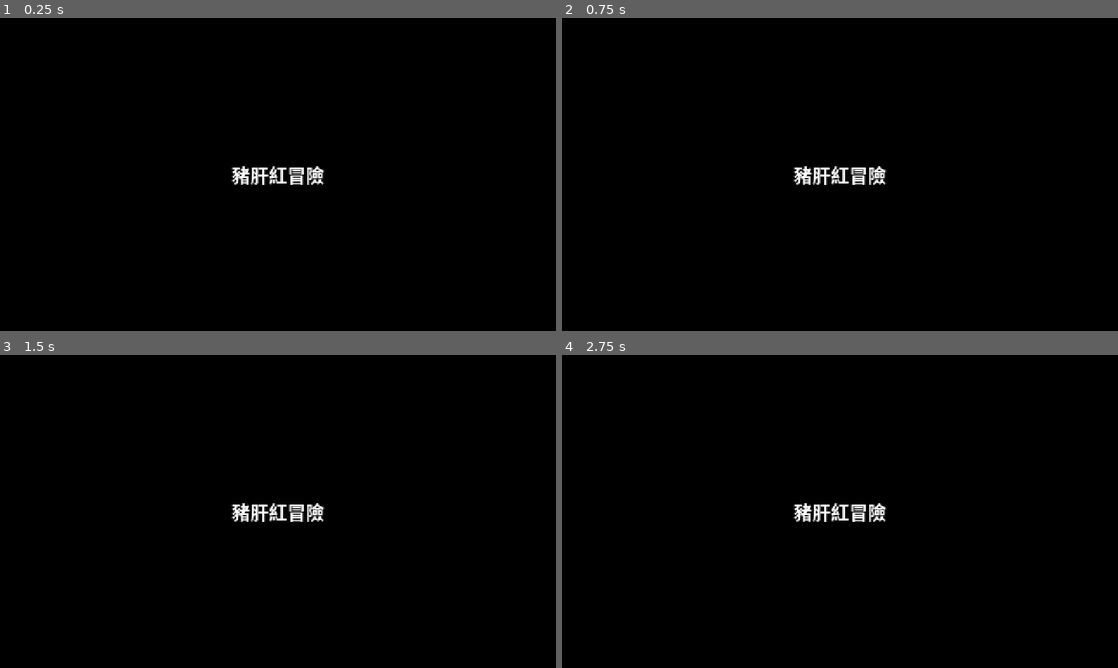
Above: before the commit, frames 1-4 (two rows, left to right).
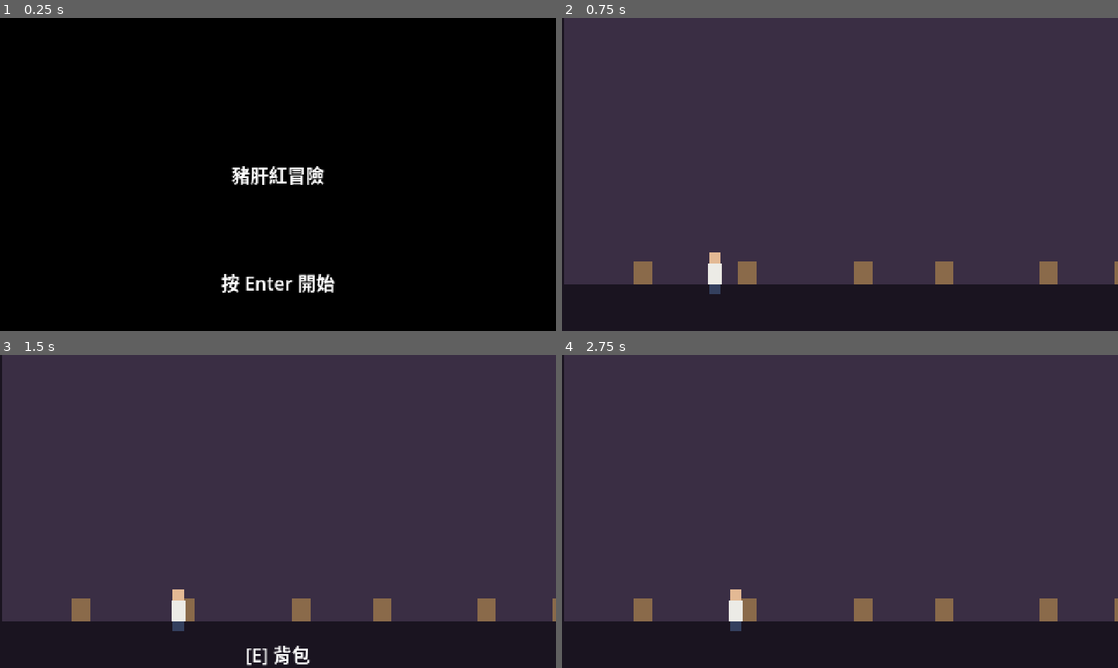
Above: after the commit, the same moments.

Repository: Nacht313/liver-red
Game: Godot game, scene res://scenes/title/title.tscn
Two runs of this game, one before a commit and one after it. Both use one fixed random seed, a clock stepped at 60 frames per second and the inputs below.
Inputs:
- Up to frame 1 (0.25 s): no input
- Up to frame 2 (0.75 s): tap Enter at 0.5 s; hold Right (move_right) from 0.53 s (still down); hold E (interact) from 0.53 s (still down)
- Up to frame 3 (1.5 s): tap P (phone) at 0.8, 1.35 s; release Right (move_right) at 1.28 s; release E (interact) at 1.28 s; hold Left (move_left) from 1.28 s (still down)
- Up to frame 4 (2.75 s): tap E (interact) at 1.55 s; tap Space at 2 s; release Left (move_left) at 2.03 s; hold Right (move_right) from 2.03 s (still down); hold E (interact) from 2.03 s (still down); tap P (phone) at 2.3 s

The runs differ from the first frame. In frame 1, 0.6% of the frame differs, in the area x 39-61%, y 81-88%; in frame 2, 100%, in the area x 0-100%, y 0-100%; in frame 3, 100%; in frame 4, 100%.

Commit message:
feat(godot): 家的捲軸場景與互動提示
Co-Authored-By: Claude Opus 5.5 <noreply@anthropic.com>

Diff:
--- /dev/null
+++ b/game/autoload/game.gd
@@ -0,0 +1,37 @@
+## 全域：持有旅程規則（Journey）、資料（DataDB）、劇情執行器（StoryRunner）和介面鎖（UiLock）。
+## 場景和介面都透過 Game 讀寫狀態，不自己存一份。
+extends Node
+
+const STORY_PATH := "res://data/story/opening.json"
+
+var db: DataDB
+var store: SaveStore
+var J: Journey
+var story: StoryRunner
+var ui := UiLock.new()
+## 章節動作（{ "do": 名稱 } 會呼叫這裡的 Callable）；Task 7 由 OpeningActions 填入
+var actions: Dictionary = {}
+
+
+func _init() -> void:
+	db = DataDB.load_all()
+	store = SaveStore.new()
+	J = Journey.new(db, store)
+	story = StoryRunner.new(J, StoryRunner.load_nodes(STORY_PATH), actions)
+
+
+func new_game() -> void:
+	J.new_game()
+	ui.clear()
+
+
+func can_move() -> bool:
+	return ui.can_move() and not story.is_busy()
+
+
+func request_ui(kind: String) -> bool:
+	return ui.request(kind)
+
+
+func release_ui(kind: String) -> void:
+	ui.release(kind)
--- /dev/null
+++ b/game/core/ui_lock.gd
@@ -0,0 +1,32 @@
+## 一次只開一個介面：對話、判定、手機、背包、日記本、卡片。
+## 開介面前 request()，關掉時 release()；有介面開著時主角不能走。
+class_name UiLock
+extends RefCounted
+
+signal changed(open: String)
+
+var open := ""
+
+
+func can_move() -> bool:
+	return open == ""
+
+
+func request(kind: String) -> bool:
+	if open != "" and open != kind:
+		return false
+	open = kind
+	changed.emit(open)
+	return true
+
+
+func release(kind: String) -> void:
+	if open == kind:
+		open = ""
+		changed.emit(open)
+
+
+## 讀檔、結局時全部關掉
+func clear() -> void:
+	open = ""
+	changed.emit(open)
--- /dev/null
+++ b/game/data/home.json
@@ -0,0 +1,141 @@
+{
+ "width": 1920,
+ "floor_y": 230,
+ "start_x": 120,
+ "areas": [
+  {
+   "id": "bedroom",
+   "x0": 0,
+   "x1": 520,
+   "name": "home.area.bedroom"
+  },
+  {
+   "id": "living",
+   "x0": 520,
+   "x1": 1000,
+   "name": "home.area.living"
+  },
+  {
+   "id": "dining",
+   "x0": 1000,
+   "x1": 1440,
+   "name": "home.area.dining"
+  },
+  {
+   "id": "door",
+   "x0": 1440,
+   "x1": 1560,
+   "name": "home.area.door"
+  },
+  {
+   "id": "stairwell",
+   "x0": 1560,
+   "x1": 1920,
+   "name": "home.area.stairwell"
+  }
+ ],
+ "objects": [
+  {
+   "id": "bed",
+   "x": 70,
+   "name": "home.bed.name",
+   "node": "obj.bed"
+  },
+  {
+   "id": "backpack",
+   "x": 160,
+   "name": "home.backpack.name",
+   "node": "obj.backpack"
+  },
+  {
+   "id": "desk_pc",
+   "x": 260,
+   "name": "home.desk_pc.name",
+   "node": "obj.desk_pc"
+  },
+  {
+   "id": "grad_photo",
+   "x": 330,
+   "name": "home.grad_photo.name",
+   "node": "obj.grad_photo"
+  },
+  {
+   "id": "window",
+   "x": 420,
+   "name": "home.window.name",
+   "node": "obj.window"
+  },
+  {
+   "id": "bookshelf",
+   "x": 485,
+   "name": "home.bookshelf.name",
+   "node": "obj.bookshelf"
+  },
+  {
+   "id": "tv",
+   "x": 620,
+   "name": "home.tv.name",
+   "node": "obj.tv"
+  },
+  {
+   "id": "dad",
+   "x": 760,
+   "name": "home.dad.name",
+   "node": "obj.dad"
+  },
+  {
+   "id": "award",
+   "x": 880,
+   "name": "home.award.name",
+   "node": "obj.award"
+  },
+  {
+   "id": "fridge",
+   "x": 1080,
+   "name": "home.fridge.name",
+   "node": "obj.fridge"
+  },
+  {
+   "id": "table",
+   "x": 1200,
+   "name": "home.table.name",
+   "node": "obj.table"
+  },
+  {
+   "id": "mom",
+   "x": 1330,
+   "name": "home.mom.name",
+   "node": "obj.mom"
+  },
+  {
+   "id": "front_door",
+   "x": 1500,
+   "name": "home.front_door.name",
+   "node": "obj.front_door"
+  },
+  {
+   "id": "neighbor",
+   "x": 1630,
+   "name": "home.neighbor.name",
+   "node": "obj.neighbor"
+  },
+  {
+   "id": "flyers",
+   "x": 1710,
+   "name": "home.flyers.name",
+   "node": "obj.flyers"
+  },
+  {
+   "id": "locker",
+   "x": 1790,
+   "name": "home.locker.name",
+   "node": "obj.locker"
+  },
+  {
+   "id": "exit",
+   "x": 1885,
+   "name": "home.exit.name",
+   "node": "obj.exit"
+  }
+ ]
+}
--- a/game/data/story/opening.json
+++ b/game/data/story/opening.json
@@ -2,11 +2,162 @@
  "nodes": {
   "intro": {
    "lines": [
-    {"who": "me", "text": "story.intro.1"},
-    {"who": "me", "text": "story.intro.2"},
-    {"who": "me", "text": "story.intro.3"},
-    {"who": "me", "text": "story.intro.4"},
-    {"who": "me", "text": "story.intro.5"}
+    {
+     "who": "me",
+     "text": "story.intro.1"
+    },
+    {
+     "who": "me",
+     "text": "story.intro.2"
+    },
+    {
+     "who": "me",
+     "text": "story.intro.3"
+    },
+    {
+     "who": "me",
+     "text": "story.intro.4"
+    },
+    {
+     "who": "me",
+     "text": "story.intro.5"
+    }
+   ]
+  },
+  "obj.bed": {
+   "lines": [
+    {
+     "who": "me",
+     "text": "obj.bed.1"
+    }
+   ]
+  },
+  "obj.backpack": {
+   "lines": [
+    {
+     "who": "me",
+     "text": "obj.backpack.1"
+    }
+   ]
+  },
+  "obj.desk_pc": {
+   "lines": [
+    {
+     "who": "me",
+     "text": "obj.desk_pc.1"
+    }
+   ]
+  },
+  "obj.grad_photo": {
+   "lines": [
+    {
+     "who": "me",
+     "text": "obj.grad_photo.1"
+    }
+   ]
+  },
+  "obj.window": {
+   "lines": [
+    {
+     "who": "me",
+     "text": "obj.window.1"
+    }
+   ]
+  },
+  "obj.bookshelf": {
+   "lines": [
+    {
+     "who": "me",
+     "text": "obj.bookshelf.1"
+    }
+   ]
+  },
+  "obj.tv": {
+   "lines": [
+    {
+     "who": "me",
+     "text": "obj.tv.1"
+    }
+   ]
+  },
+  "obj.dad": {
+   "lines": [
+    {
+     "who": "me",
+     "text": "obj.dad.1"
+    }
+   ]
+  },
+  "obj.award": {
+   "lines": [
+    {
+     "who": "me",
+     "text": "obj.award.1"
+    }
+   ]
+  },
+  "obj.fridge": {
+   "lines": [
+    {
+     "who": "me",
+     "text": "obj.fridge.1"
+    }
+   ]
+  },
+  "obj.table": {
+   "lines": [
+    {
+     "who": "me",
+     "text": "obj.table.1"
+    }
+   ]
+  },
+  "obj.mom": {
+   "lines": [
+    {
+     "who": "me",
+     "text": "obj.mom.1"
+    }
+   ]
+  },
+  "obj.front_door": {
+   "lines": [
+    {
+     "who": "me",
+     "text": "obj.front_door.1"
+    }
+   ]
+  },
+  "obj.neighbor": {
+   "lines": [
+    {
+     "who": "me",
+     "text": "obj.neighbor.1"
+    }
+   ]
+  },
+  "obj.flyers": {
+   "lines": [
+    {
+     "who": "me",
+     "text": "obj.flyers.1"
+    }
+   ]
+  },
+  "obj.locker": {
+   "lines": [
+    {
+     "who": "me",
+     "text": "obj.locker.1"
+    }
+   ]
+  },
+  "obj.exit": {
+   "lines": [
+    {
+     "who": "me",
+     "text": "obj.exit.1"
+    }
    ]
   }
  }
--- a/game/i18n/strings.csv
+++ b/game/i18n/strings.csv
@@ -29,6 +29,47 @@
 story.intro.3,網上的人說，經濟會一直壞下去，AI 會拿走大部分的工作。房子、車子、孩子……算了算，這輩子大概都買不起。
 story.intro.4,可是，這些都不是我真正想要的。
 story.intro.5,是一個籠子在尋找一隻鳥。
+home.area.bedroom,我的房間
+home.area.living,客廳
+home.area.dining,飯廳
+home.area.door,大門
+home.area.stairwell,樓梯間
+home.bed.name,床
+home.backpack.name,背包
+home.desk_pc.name,書桌上的電腦
+home.grad_photo.name,畢業照
+home.window.name,窗戶
+home.bookshelf.name,書架
+home.tv.name,電視
+home.dad.name,爸爸
+home.award.name,牆上的獎狀
+home.fridge.name,冰箱
+home.table.name,飯桌
+home.mom.name,媽媽
+home.front_door.name,大門
+home.neighbor.name,隔壁的門
+home.flyers.name,樓道的小廣告
+home.locker.name,快遞櫃
+home.exit.name,樓梯口
+obj.bed.1,床單還是大學宿舍帶回來的那條。洗了很多次，已經有點薄了。
+obj.backpack.1,四十升的背包，買來兩年，只用過一次。那次是畢業旅行，結果下了三天雨。
+obj.desk_pc.1,電腦螢幕上還開著招聘網站。投了四十七份履歷，回覆的只有十一封。
+obj.grad_photo.1,畢業照。大家都笑得很用力。照片裡第三排左邊那個，是我嗎？
+obj.window.1,對面那棟樓的窗戶一格一格亮著。每一格裡，大概都有一個不知道明天要做什麼的人。
+obj.bookshelf.1,書架上有一本翻爛的《背包十年》。高中的時候，我在上面畫了好多重點。
+obj.tv.1,電視在播新聞。今年的應屆畢業生，又創了新高。
+obj.dad.1,爸爸盯著電視，好像沒注意到我。
+obj.award.1,牆上的獎狀，「三好學生」。媽媽一直沒捨得拿下來。
+obj.fridge.1,冰箱上貼著一張便條：「醬油沒了」。媽媽的字。
+obj.table.1,飯桌上鋪著那塊用了很多年的格子桌布。
+obj.mom.1,媽媽在廚房裡忙著，沒回頭。
+obj.front_door.1,門上貼著去年的福字，邊角已經翹起來了。
+obj.neighbor.1,隔壁的王阿姨家傳來電視劇的聲音。
+obj.flyers.1,樓道牆上貼滿了小廣告：開鎖、通下水道、「高薪急聘，包吃住」。
+obj.locker.1,樓下的快遞櫃。螢幕上寫著「暫無您的包裹」。
+obj.exit.1,樓梯往下。還不是時候。
+ui.prompt,[E] {name}
+ui.title.press,按 Enter 開始
 # BEGIN generated: npm run export:godot
 know.k_tdac,泰國：中泰互免簽證，每次停留 30 天，180 天內累計不超過 90 天。入境前要在網上填 TDAC 數位入境卡，最早抵達前 3 天才能填，免費。
 know.k_funds,"泰國移民局可能抽查入境資金：免簽旅客每人 10,000 泰銖（或等值外幣、可證明的付款文件）。2026 年 7 月觀光局再次提醒。"
--- a/game/project.godot
+++ b/game/project.godot
@@ -6,6 +6,10 @@
 config/name="liver-red"
 run/main_scene="res://scenes/title/title.tscn"
 config/features=PackedStringArray("4.7")
+
+[autoload]
+
+Game="*res://autoload/game.gd"
 
 [display]
 
--- /dev/null
+++ b/game/scenes/home/home.gd
@@ -0,0 +1,82 @@
+## 家：橫向捲軸場景。區域和可互動的東西從 data/home.json 建出來。
+## 走到東西旁邊（26 px 內）出現「[E] 名稱」，按 E 或 Enter 開始那個東西的劇情節點。
+extends Node2D
+
+const NEAR := 26.0
+const AREA_COLORS := {"bedroom": "3a2e44", "living": "3a2a2a", "dining": "4a3428", "door": "2b2233", "stairwell": "2a2a30"}
+
+var data: Dictionary
+var objects: Array = []
+var near_obj: Dictionary = {}
+
+@onready var player: Node2D = $Player
+@onready var cam: Camera2D = $Player/Camera2D
+@onready var prompt: Label = $Hud/Prompt
+
+
+func _ready() -> void:
+	data = JSON.parse_string(FileAccess.get_file_as_string("res://data/home.json"))
+	var floor_y: float = data.floor_y
+	for a in data.areas:
+		var r := ColorRect.new()
+		r.color = Color(AREA_COLORS.get(a.id, "333333"))
+		r.position = Vector2(a.x0, 0)
+		r.size = Vector2(a.x1 - a.x0, floor_y)
+		r.z_index = -10
+		add_child(r)
+		var wall := ColorRect.new()
+		wall.color = Color("1a1420")
+		wall.position = Vector2(a.x0, 0)
+		wall.size = Vector2(2, floor_y)
+		wall.z_index = -9
+		add_child(wall)
+	var ground := ColorRect.new()
+	ground.color = Color("1a1420")
+	ground.position = Vector2(0, floor_y)
+	ground.size = Vector2(data.width, 270 - floor_y)
+	ground.z_index = -10
+	add_child(ground)
+	for o in data.objects:
+		var box := ColorRect.new()
+		box.color = Color("8a6a4a")
+		box.size = Vector2(16, 20)
+		box.position = Vector2(o.x - 8, floor_y - 20)
+		box.z_index = -5
+		add_child(box)
+		objects.append(o)
+	player.position = Vector2(data.start_x, floor_y)
+	player.world_width = data.width
+	cam.limit_left = 0
+	cam.limit_right = int(data.width)
+	cam.limit_top = 0
+	cam.limit_bottom = 270
+	prompt.visible = false
+
+
+func _process(_delta: float) -> void:
+	near_obj = _nearest()
+	prompt.visible = not near_obj.is_empty() and Game.can_move()
+	if prompt.visible:
+		prompt.text = tr("ui.prompt").format({"name": tr(near_obj.name)})
+
+
+func _nearest() -> Dictionary:
+	var best: Dictionary = {}
+	var bd := NEAR
+	for o in objects:
+		var d := absf(player.position.x - float(o.x))
+		if d < bd:
+			bd = d
+			best = o
+	return best
+
+
+func _unhandled_input(event: InputEvent) -> void:
+	if event.is_action_pressed("interact") and not near_obj.is_empty() and Game.can_move():
+		get_viewport().set_input_as_handled()
+		interact(near_obj)
+
+
+## 和某個東西互動：開始它的劇情節點
+func interact(o: Dictionary) -> void:
+	Game.story.start(o.node)
--- /dev/null
+++ b/game/scenes/home/home.tscn
@@ -0,0 +1,23 @@
+[gd_scene load_steps=3 format=3]
+
+[ext_resource type="Script" path="res://scenes/home/home.gd" id="1"]
+[ext_resource type="Script" path="res://scenes/home/player.gd" id="2"]
+
+[node name="Home" type="Node2D"]
+script = ExtResource("1")
+
+[node name="Player" type="Node2D" parent="."]
+script = ExtResource("2")
+
+[node name="Camera2D" type="Camera2D" parent="Player"]
+position_smoothing_enabled = true
+position_smoothing_speed = 6.0
+
+[node name="Hud" type="CanvasLayer" parent="."]
+
+[node name="Prompt" type="Label" parent="Hud"]
+offset_left = 180.0
+offset_top = 246.0
+offset_right = 300.0
+offset_bottom = 266.0
+horizontal_alignment = 1
--- /dev/null
+++ b/game/scenes/home/player.gd
@@ -0,0 +1,43 @@
+## 主角：← → 走路，鏡頭跟著走。走路花遊戲時間：走完整個家（1920 px）約 4 分鐘。
+## 美術在 Task 13 換成生成的像素圖；現在是色塊。
+extends Node2D
+
+const SPEED := 62.0  # 像素／秒（網頁版 WALK_SPEED）
+const HOURS_PER_PX := (4.0 / 60.0) / 1920.0
+
+var world_width := 1920.0
+var dir := 1
+var _body: ColorRect
+var _head: ColorRect
+
+
+func _ready() -> void:
+	_body = ColorRect.new()
+	_body.color = Color("ecebe6")
+	_body.size = Vector2(12, 18)
+	_body.position = Vector2(-6, -18)
+	add_child(_body)
+	_head = ColorRect.new()
+	_head.color = Color("e3b994")
+	_head.size = Vector2(10, 10)
+	_head.position = Vector2(-5, -28)
+	add_child(_head)
+	var legs := ColorRect.new()
+	legs.color = Color("34405e")
+	legs.size = Vector2(10, 8)
+	legs.position = Vector2(-5, 0)
+	add_child(legs)
+
+
+func _process(delta: float) -> void:
+	if not Game.can_move():
+		return
+	var v := Input.get_axis("move_left", "move_right")
+	if v == 0:
+		return
+	dir = int(sign(v))
+	var old := position.x
+	position.x = clampf(position.x + v * SPEED * delta, 12, world_width - 12)
+	var moved := absf(position.x - old)
+	if moved > 0:
+		Game.J.advance(moved * HOURS_PER_PX)
--- a/game/scenes/title/title.gd
+++ b/game/scenes/title/title.gd
@@ -1,6 +1,12 @@
-## 標題畫面。文字一律用翻譯代號，Label 會自動翻譯。
+## 標題畫面（Task 11 再補選單）。按 Enter 開始新的旅程。
 extends Control
 
 
 func _ready() -> void:
 	get_window().title = tr("ui.app.name")
+
+
+func _unhandled_input(event: InputEvent) -> void:
+	if event.is_action_pressed("interact"):
+		Game.new_game()
+		get_tree().change_scene_to_file("res://scenes/home/home.tscn")
--- a/game/scenes/title/title.tscn
+++ b/game/scenes/title/title.tscn
@@ -30,3 +30,17 @@
 text = "ui.app.name"
 horizontal_alignment = 1
 vertical_alignment = 1
+
+[node name="Press" type="Label" parent="."]
+layout_mode = 1
+anchors_preset = 7
+anchor_left = 0.5
+anchor_top = 1.0
+anchor_right = 0.5
+anchor_bottom = 1.0
+offset_left = -100.0
+offset_top = -50.0
+offset_right = 100.0
+offset_bottom = -30.0
+text = "ui.title.press"
+horizontal_alignment = 1
--- /dev/null
+++ b/game/tests/test_home_data.gd
@@ -0,0 +1,47 @@
+## 家的資料（data/home.json）：物品都在某個區域裡、互動節點存在、名字有翻譯。
+extends TestCase
+
+
+func _home() -> Dictionary:
+	return JSON.parse_string(FileAccess.get_file_as_string("res://data/home.json"))
+
+
+func test_objects_inside_areas() -> void:
+	var h := _home()
+	ok(h.areas.size() >= 5, "房間、客廳、飯廳、大門、樓梯間")
+	for o in h.objects:
+		var inside := false
+		for a in h.areas:
+			if o.x >= a.x0 and o.x < a.x1:
+				inside = true
+		ok(inside, "%s 不在任何區域裡（x=%s）" % [o.id, o.x])
+		ok(o.x >= 0 and o.x <= h.width, "%s 在世界範圍內" % o.id)
+
+
+func test_object_nodes_exist() -> void:
+	var nodes := StoryRunner.load_nodes("res://data/story/opening.json")
+	for o in _home().objects:
+		ok(nodes.has(o.node), "%s 的互動節點 %s 不存在" % [o.id, o.node])
+
+
+func test_name_keys() -> void:
+	TranslationServer.set_locale("zh_TW")
+	var h := _home()
+	for o in h.objects:
+		ok(TranslationServer.translate(o.name) != o.name, "%s 的名字沒有翻譯" % o.id)
+	for a in h.areas:
+		ok(TranslationServer.translate(a.name) != a.name, "%s 的名字沒有翻譯" % a.id)
+
+
+func test_ui_lock_one_at_a_time() -> void:
+	var u := UiLock.new()
+	ok(u.can_move(), "沒開介面可以走")
+	ok(u.request("dialogue"), "開對話")
+	ok(not u.request("phone"), "對話開著不能開手機")
+	ok(not u.can_move(), "對話中不能走")
+	u.release("phone")
+	eq(u.open, "dialogue", "放掉別人的鎖沒有作用")
+	u.release("dialogue")
+	ok(u.request("phone"), "對話關了可以開手機")
+	u.clear()
+	ok(u.can_move(), "clear 全部關掉")
--- /dev/null
+++ b/game/tests/tools/shot.gd
@@ -0,0 +1,28 @@
+## 開發用截圖：godot --path game --script res://tests/tools/shot.gd --write-movie <絕對路徑>.png -- <場景> <主角x> [節點]
+## 會開新的一局、把主角放到指定位置，必要時開始一個劇情節點，跑幾十幀後結束。
+extends SceneTree
+
+var _frames := 0
+var _args: PackedStringArray
+
+
+func _initialize() -> void:
+	_args = OS.get_cmdline_user_args()
+	var game := root.get_node_or_null("Game")
+	if game == null:
+		game = load("res://autoload/game.gd").new()
+		game.name = "Game"
+		root.add_child(game)
+	game.new_game()
+	change_scene_to_file(_args[0] if _args.size() > 0 else "res://scenes/home/home.tscn")
+
+
+func _process(_delta: float) -> bool:
+	_frames += 1
+	if _frames == 3 and _args.size() > 1:
+		var p := current_scene.get_node_or_null("Player")
+		if p:
+			p.position.x = float(_args[1])
+	if _frames == 5 and _args.size() > 2:
+		root.get_node("Game").story.start(_args[2])
+	return _frames > 60
Not shown, added: game/autoload/game.gd.uid
Not shown, added: game/core/ui_lock.gd.uid
Not shown, added: game/scenes/home/home.gd.uid
Not shown, added: game/scenes/home/player.gd.uid
Not shown, added: game/tests/test_home_data.gd.uid
